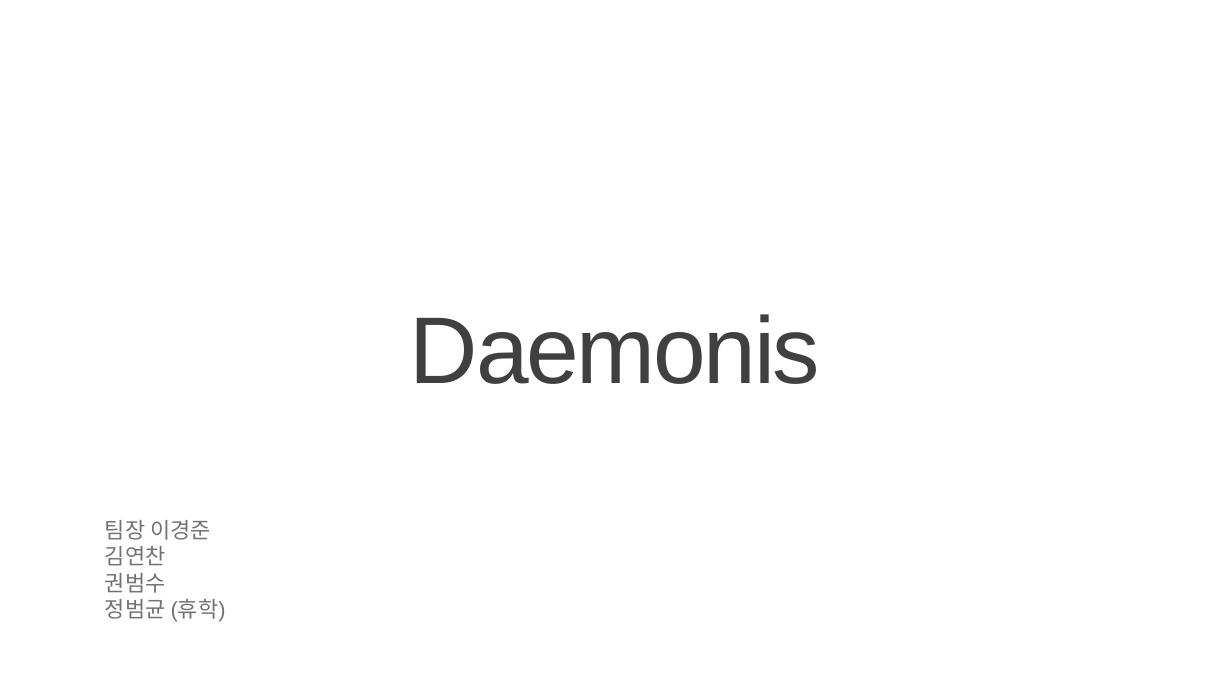
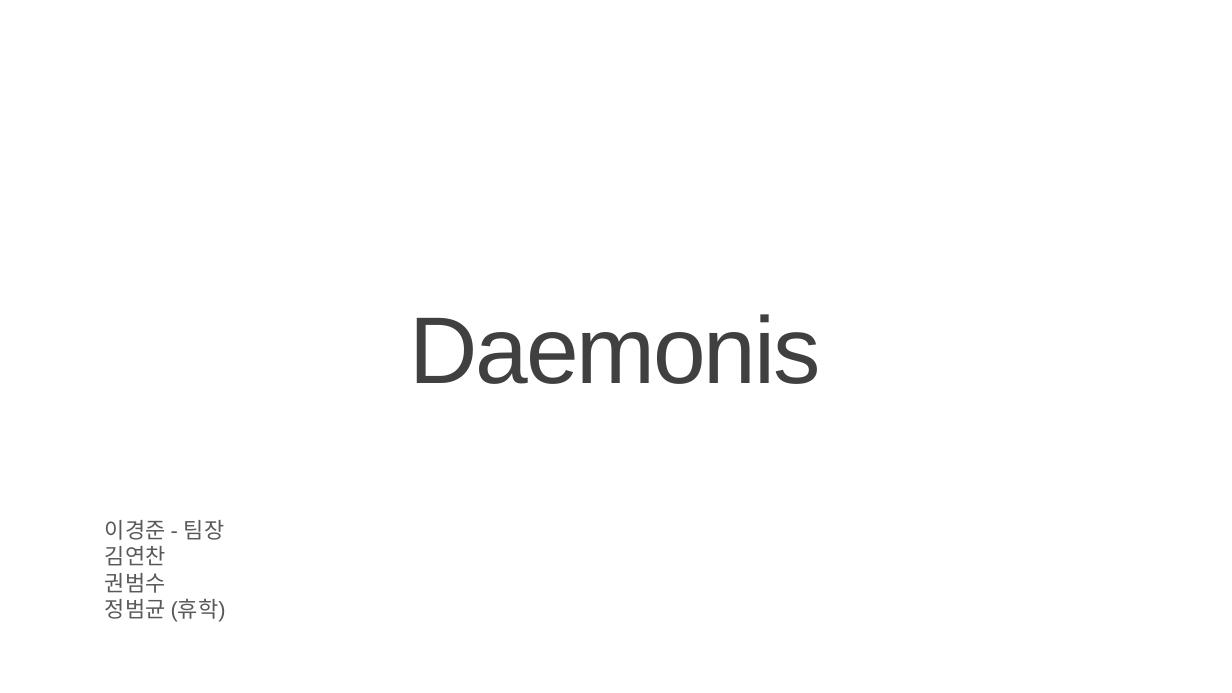
Before and after one commit to KJGoody/Daemonis, a slide deck: slide 1 of Deamonis(데모니스) 기획서/Daemonis PPT.pptx. Drawn at 1232x693 pixels with LibreOffice and Linux fonts; fonts in the diff are those of the drawing; background and template pictures are left out. Boxes give left, top, right and bottom in pixels: in the first picture for what was removed or moved away, otherwise in the second. Text is boxed around its words. In the diff, an @@ line names an element or a change of style, - is before the commit and + after.

```diff
--- a/Deamonis(데모니스) 기획서/Daemonis PPT.pptx
+++ b/Deamonis(데모니스) 기획서/Daemonis PPT.pptx
@@ text at [105, 520, 224, 540]: text changed; text colour #767171 to #595959 @@
-팀장 이경준
+이경준 - 팀장
@@ text at [105, 546, 226, 622]: text colour #767171 to #595959 in "김연찬", "권범수", "정범균 (휴학)" @@
```
Also in this commit, not shown: 13 other slides changed, 4 slides added, 2 slides removed.
